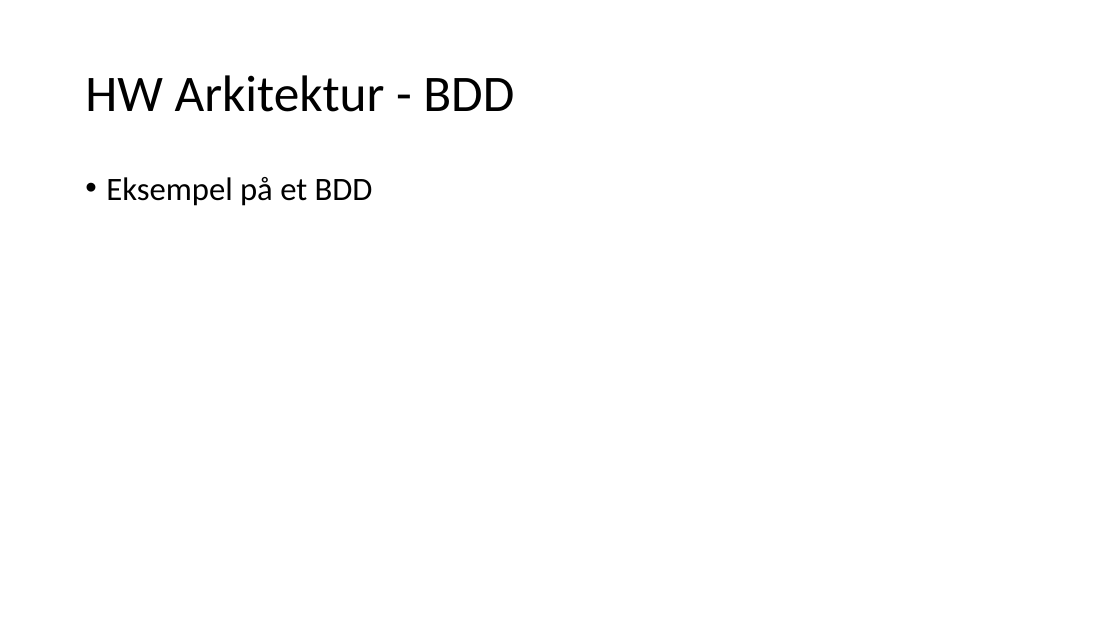
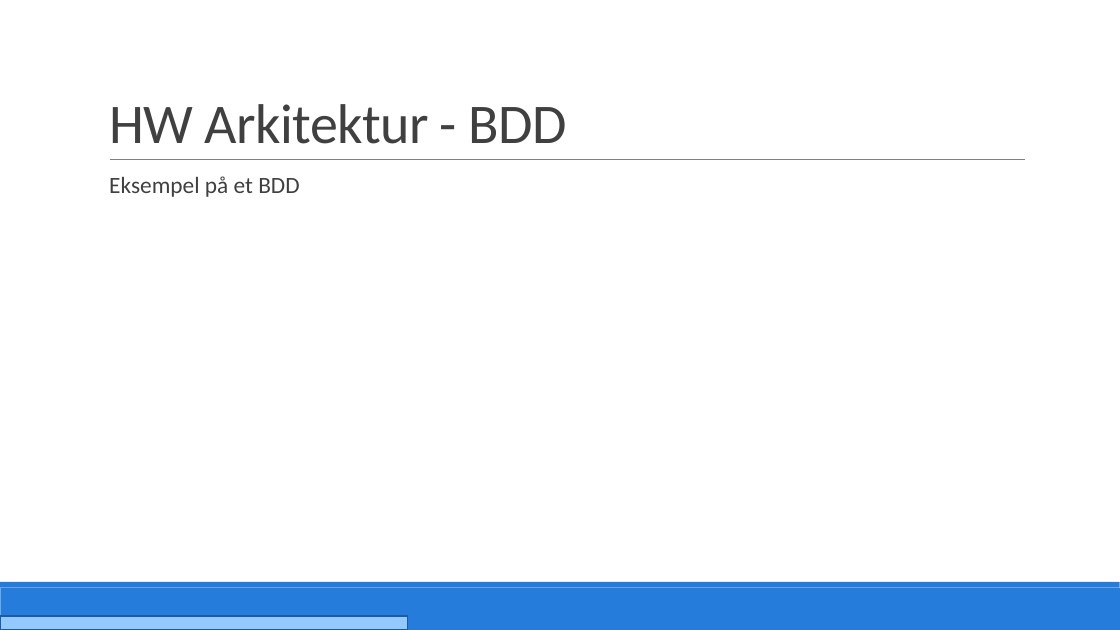
Before and after one commit to PRJ2GR15/Rapport, a slide deck: slide 12 of Fremlæggelse/Fremlæggelse.pptm. Drawn at 1120x630 pixels with LibreOffice and Linux fonts; fonts in the diff are those of the drawing. Boxes give left, top, right and bottom in pixels: in the first picture for what was removed or moved away, otherwise in the second. Text is boxed around its words. In the diff, an @@ line names an element or a change of style, - is before the commit and + after.

```diff
--- a/Fremlæggelse/Fremlæggelse.pptm
+++ b/Fremlæggelse/Fremlæggelse.pptm
@@ title "HW Arkitektur - BDD": place and size @@
-title "HW Arkitektur - BDD" at [85, 75, 514, 112]
+title "HW Arkitektur - BDD" at [109, 104, 567, 144]
@@ title "HW Arkitektur - BDD" at [109, 104, 567, 144]: size 44 to 48 pt, text colour #000000 to #404040, letter spacing 0 to -0.5 pt; line spacing 0.9 to 0.85; vertical alignment middle to bottom @@
@@ text "Eksempel på et BDD" at [109, 176, 299, 197]: size 28 to 20 pt, text colour #000000 to #404040; bullet • to  ; more space between paragraphs @@
@@ line added from (110, 160) to (1026, 160), #808080 0.5 pt @@
@@ rectangle added at [0, 588, 1120, 630], fill #257CDB @@
@@ rectangle added at [0, 582, 1120, 588], fill #257CDB @@
@@ rectangle added at [0, 616, 408, 630], fill #94C9FE, outline #1B5CA2 1.25 pt @@
```
Also in this commit, not shown: 30 other slides changed, 2 slides added, 2 slides removed.
